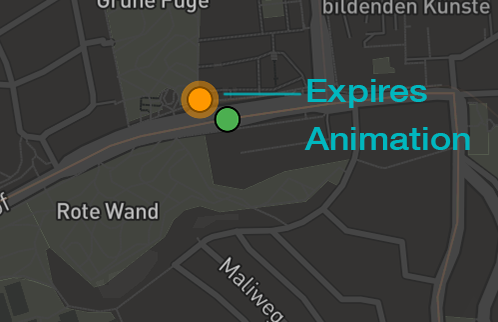
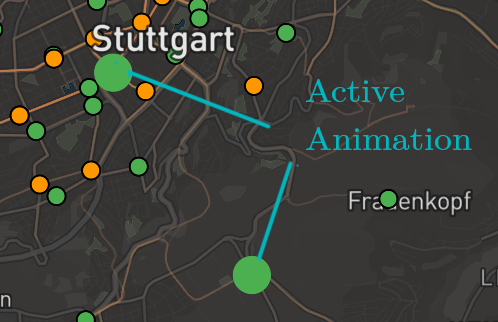
The second w=498, h=322 image is a revision of the first. Changes to its layers:
hid group "Group 1" (3 layers) over [0, 0, 498, 322]
painted on "Expires Animation" over [304, 79, 472, 150]
showed group "Group 2" (2 layers) over [0, 0, 498, 322]
painted on "Active Animation" over [304, 79, 472, 150]
